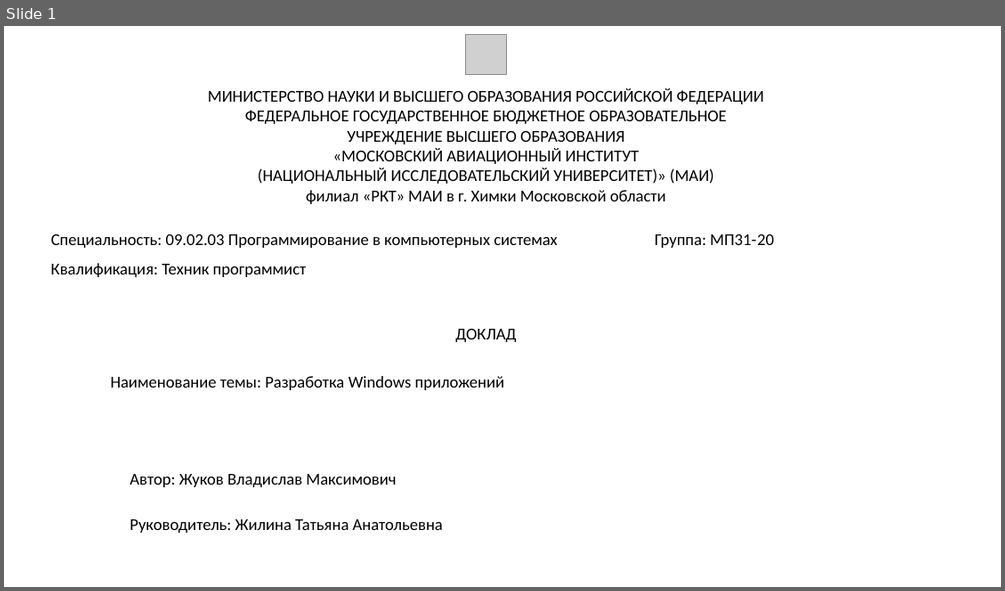
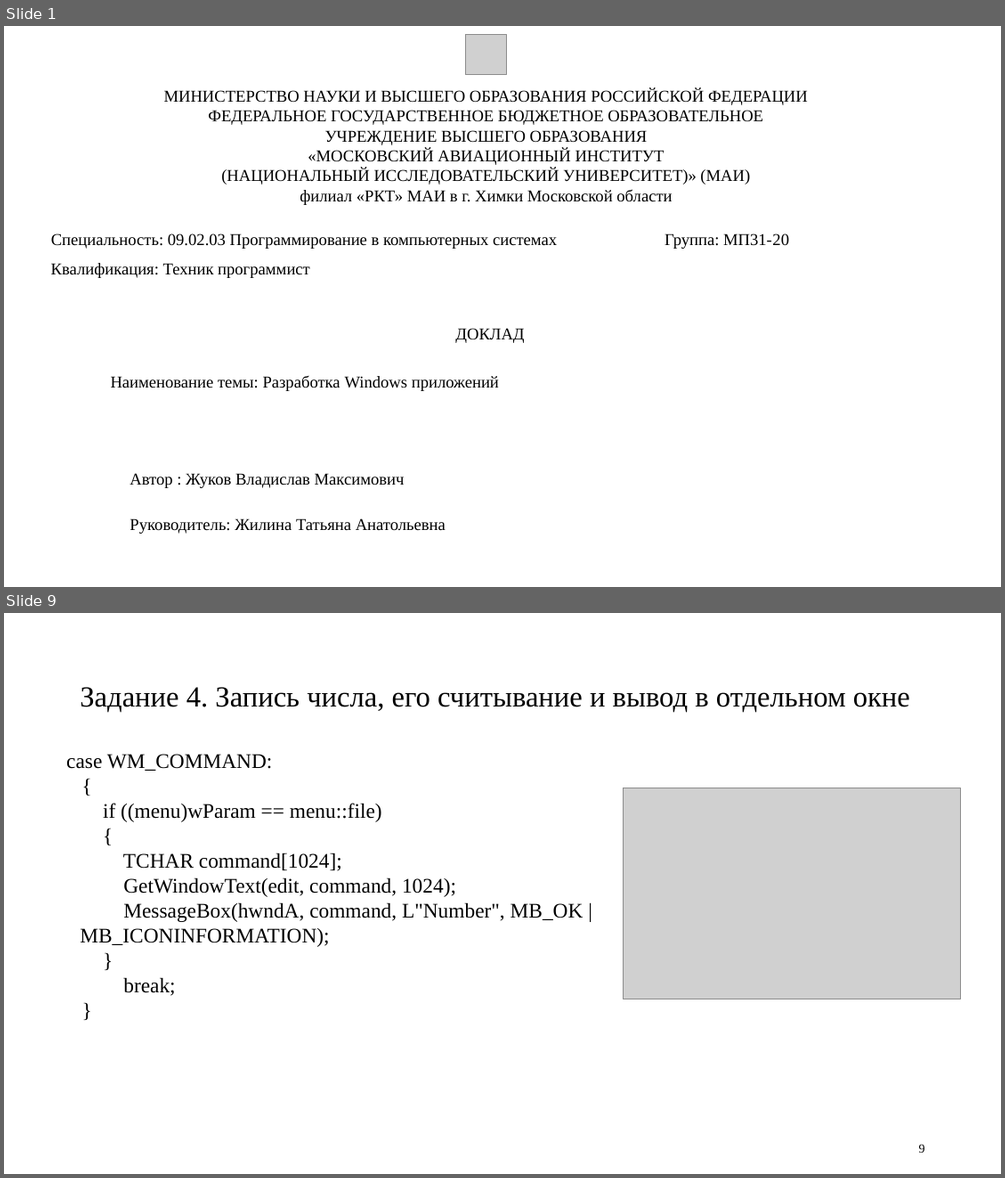
Before and after one commit to Feeralbee/praktika_system_programming, a slide deck: ЖуковМП3120.pptx. Shown one above the other, each under a label of ours: slide 1 before the commit, slides 1 and 9 after it; the slides between them are not shown. The pictures are 1005x591 and 1005x1178 pixels, drawn with LibreOffice and Linux fonts; fonts in the diff are those of the drawing; grey boxes stand for pictures. Boxes give left, top, right and bottom in pixels: in the first picture for what was removed or moved away, otherwise in the second. Text is boxed around its words. In the diff, an @@ line names an element or a change of style, - is before the commit and + after.

```diff
--- a/ЖуковМП3120.pptx
+++ b/ЖуковМП3120.pptx
@@ slide 9 added at (4,613,1001,1174), background #FFFFFF @@
@@ title added at (80,687,910,712), 28 pt, text #000000 @@
+Задание 4. Запись числа, его считывание и вывод в отдельном окне
@@ text added at (66,754,583,996), 20 pt, text #000000 @@
+case WM_COMMAND:
+{
+if ((menu)wParam == menu::file)
+{
+TCHAR command[1024];
+GetWindowText(edit, command, 1024);
+MessageBox(hwndA, command, L"Number", MB_OK | MB_ICONINFORMATION);
+}
+break;
+}
@@ picture added at (623,788,961,999) @@
@@ page number added at (919,1143,925,1152), 12 pt, text #000000 @@
+9
@@ slide 1 changed as well @@
@@ font Calibri to Times New Roman in 6 elements at (164,89,808,205), (129,518,445,533), (111,376,499,391), (51,233,789,248), (455,328,524,343), (51,263,310,278) @@
@@ text at (129,473,404,488): text changed; font Calibri to Times New Roman @@
-Автор: Жуков Владислав Максимович
+Автор : Жуков Владислав Максимович
```
Also in this commit, not shown: 13 other slides added, 3 slides removed.
